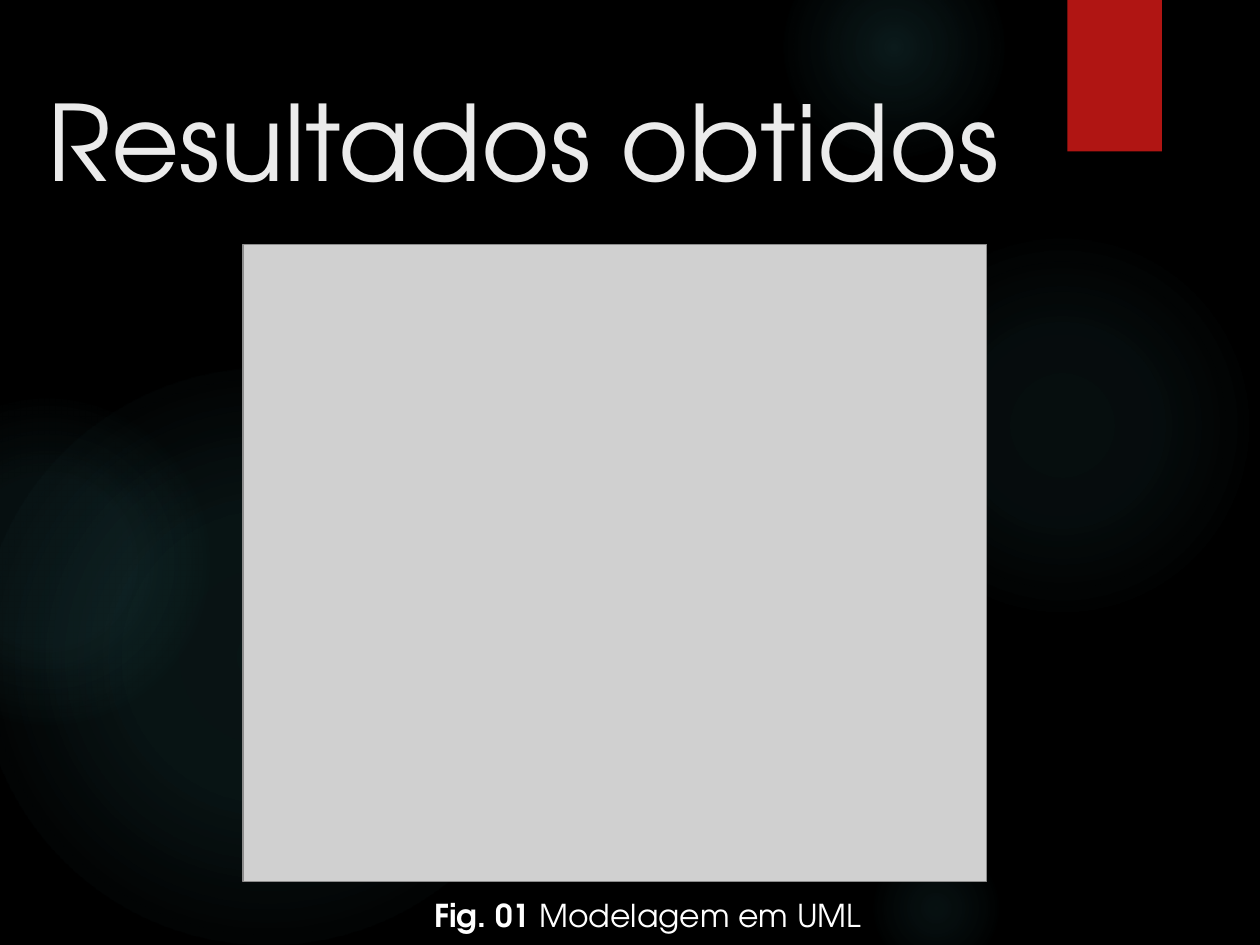
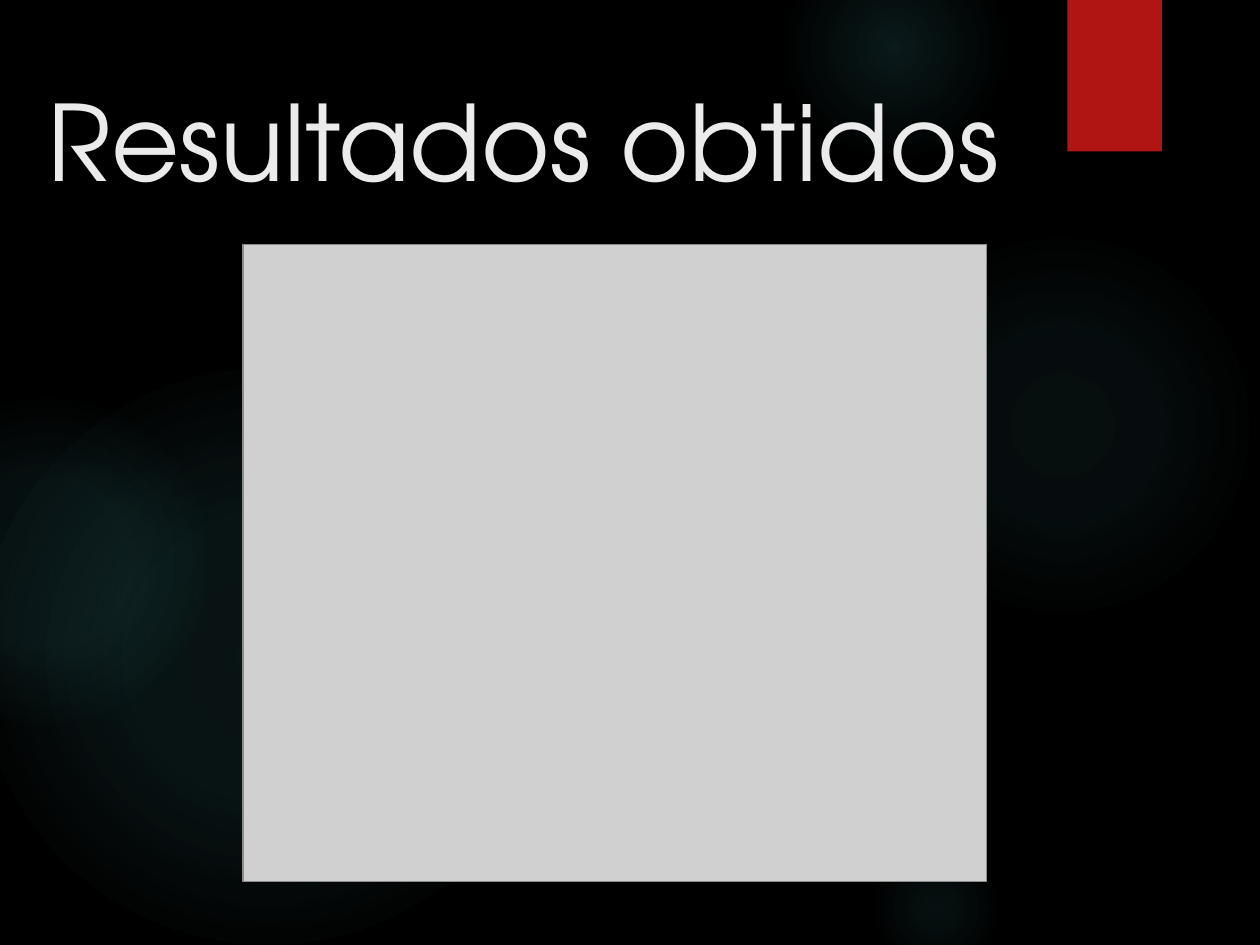
Before and after one commit to rafa7lima/SistemaVoo2.0, a slide deck: slide 12 of Apresentação/Apresentação Grupo 7_MOD.pptx (slide 13 before the commit). Drawn at 1260x945 pixels with LibreOffice and Linux fonts; fonts in the diff are those of the drawing; grey boxes stand for pictures; background and template pictures are left out. Boxes give left, top, right and bottom in pixels: in the first picture for what was removed or moved away, otherwise in the second. Text is boxed around its words. In the diff, an @@ line names an element or a change of style, - is before the commit and + after.

```diff
--- a/Apresentação/Apresentação Grupo 7_MOD.pptx
+++ b/Apresentação/Apresentação Grupo 7_MOD.pptx
@@ text removed at [434, 903, 861, 934] @@
-Fig. 01 Modelagem em UML
```
Also in this commit, not shown: 4 other slides changed, 5 slides added.
